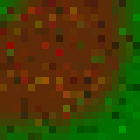
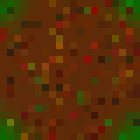
Revision of a layered 140×140 image; what changed, layer by layer:
painted on "New Layer" over box(0, 0, 140, 140)
added layer "New Layer#6" above "New Layer#5" over box(0, 0, 140, 140)
hid "New Layer#5" over box(0, 0, 140, 140)
